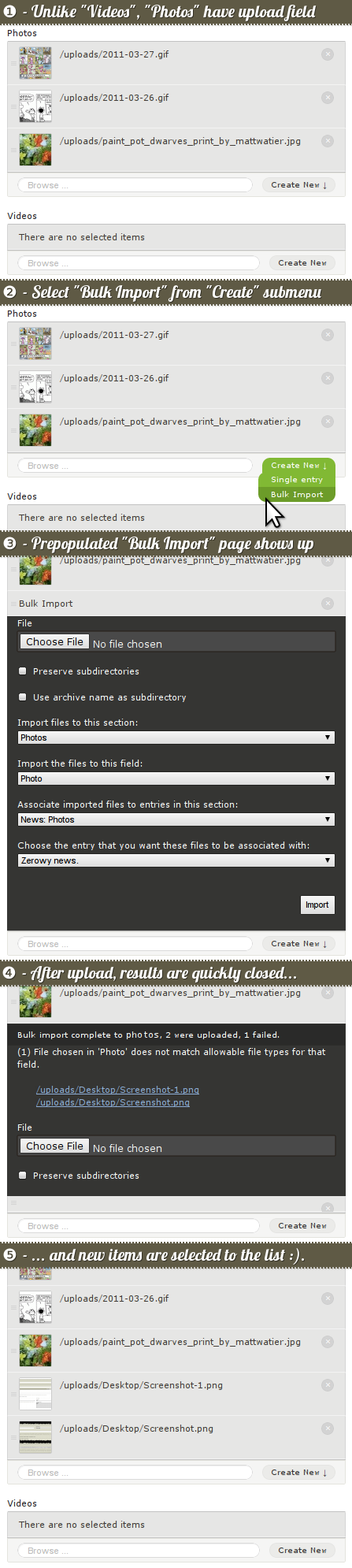
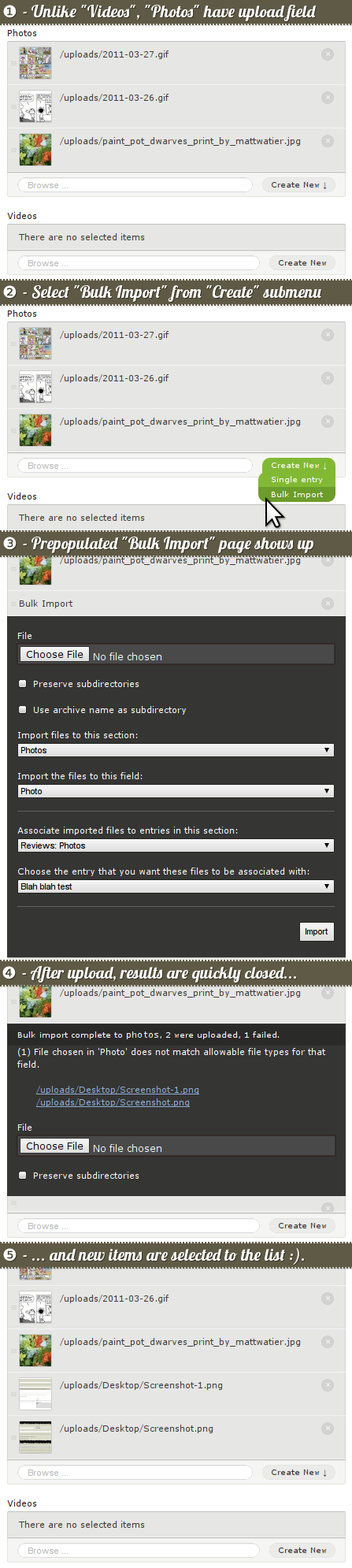
Two versions of the same layered image (352×1568). Layer-by-layer changes:
painted on "❸ - Screenshot" over [7, 619, 346, 962]
